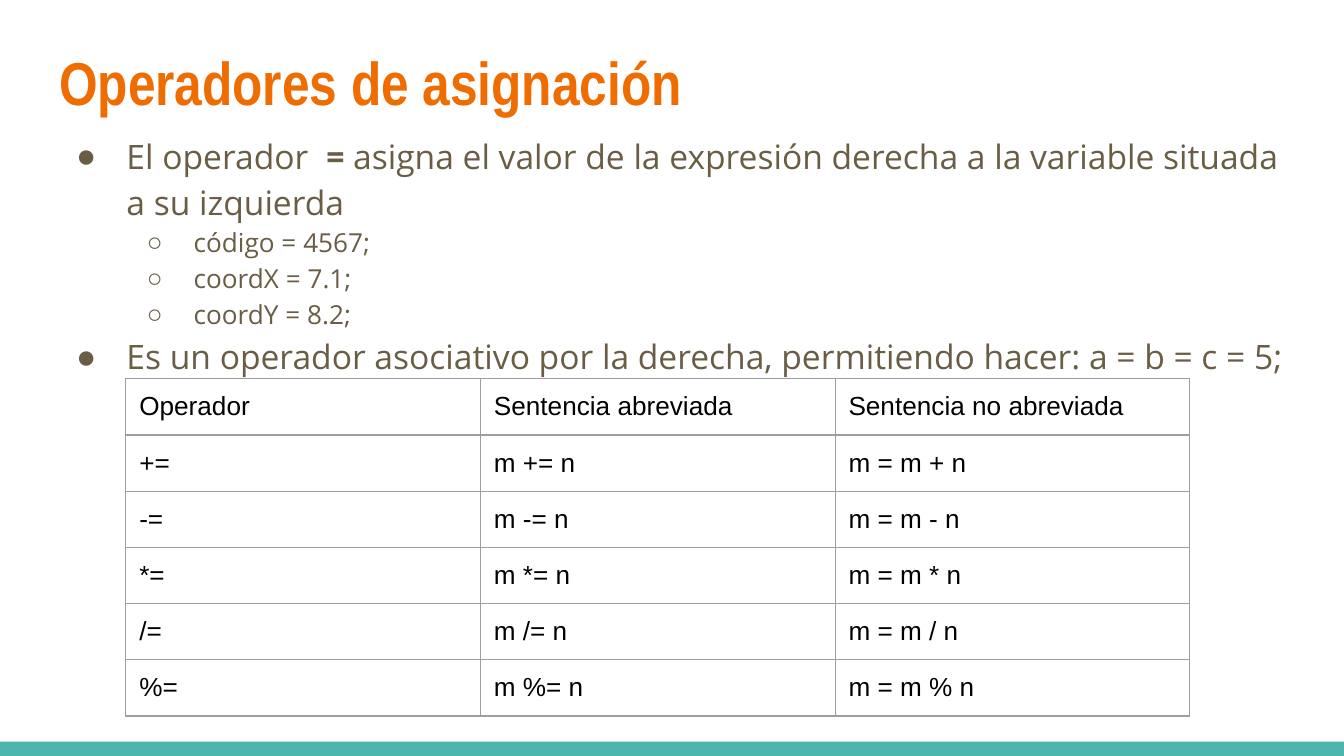
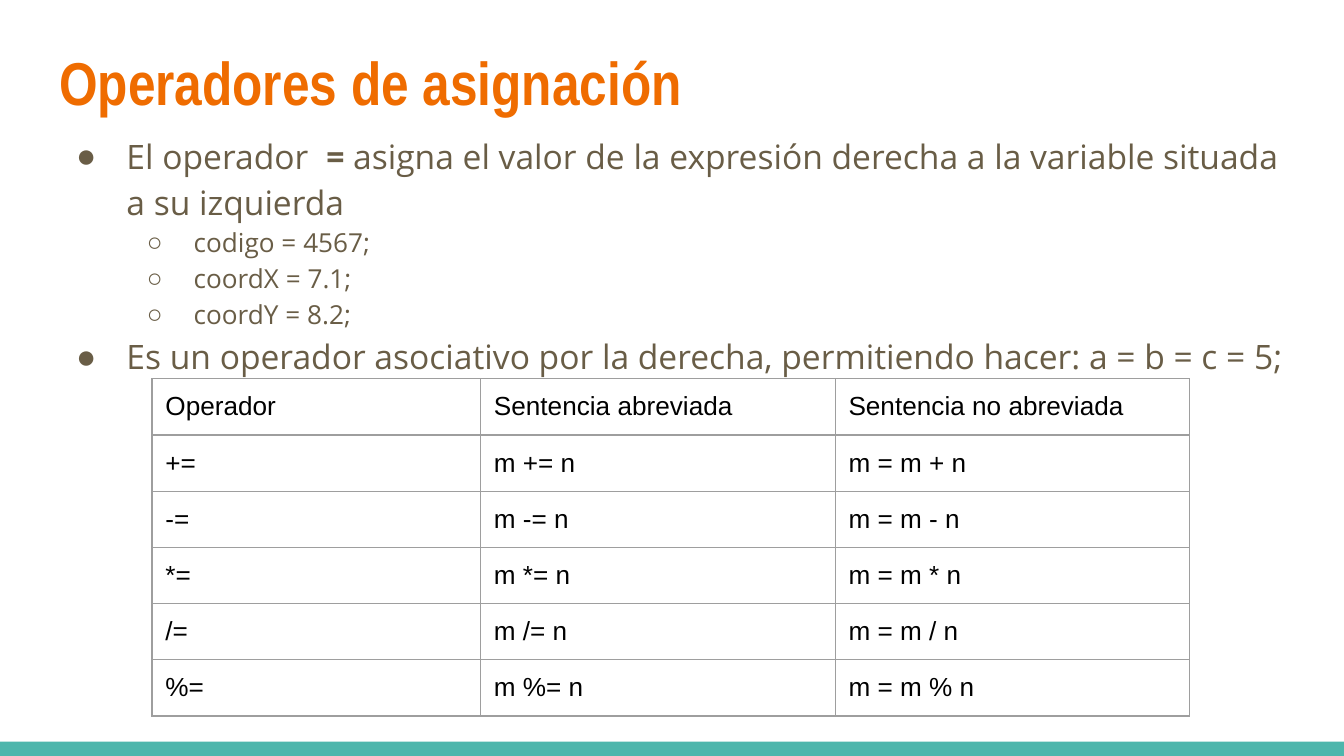
Before and after one commit to rayesro/BrunchyApp_POC, a slide deck: slide 19 of presentaciones/Programacion avanzada - 01 clase de repaso.pptx. Drawn at 1344x756 pixels with LibreOffice and Linux fonts; fonts in the diff are those of the drawing. Boxes give left, top, right and bottom in pixels: in the first picture for what was removed or moved away, otherwise in the second. Text is boxed around its words. In the diff, an @@ line names an element or a change of style, - is before the commit and + after.

```diff
--- a/presentaciones/Programacion avanzada - 01 clase de repaso.pptx
+++ b/presentaciones/Programacion avanzada - 01 clase de repaso.pptx
@@ text at bbox=[194, 232, 370, 259]: text changed @@
-  ○ código = 4567;
+  ○ codigo = 4567;
@@ table: place and size @@
-table at bbox=[126, 379, 1191, 728]
+table at bbox=[152, 379, 1189, 728]
```
Also in this commit, not shown: 4 other slides changed, 8 other files.
